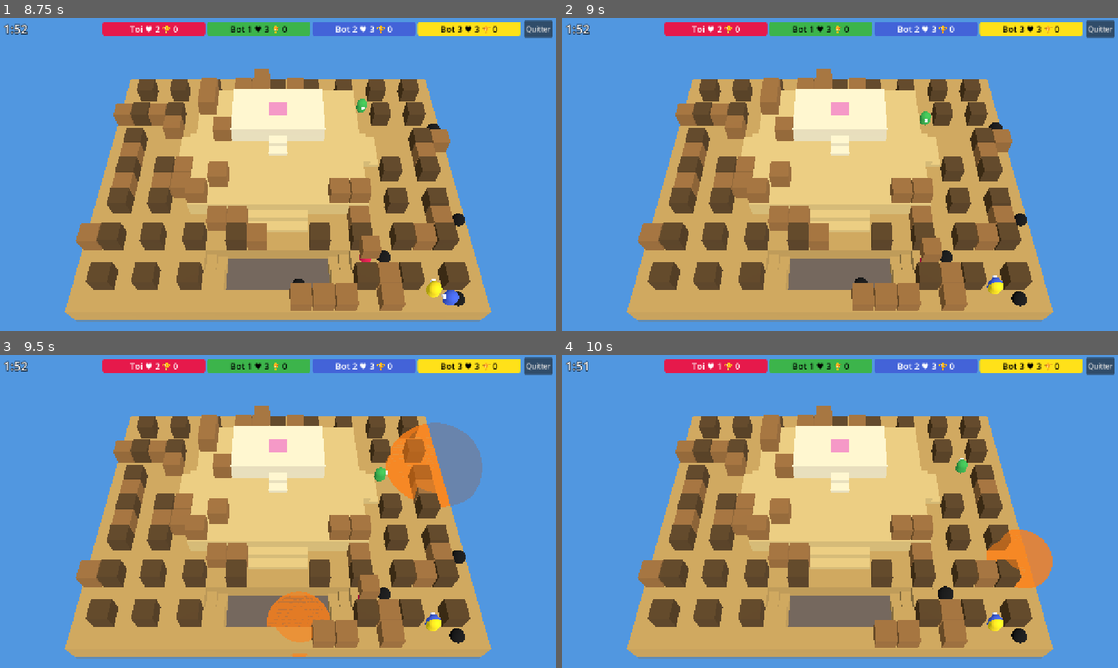
Above: before the commit, frames 1-4 (two rows, left to right).
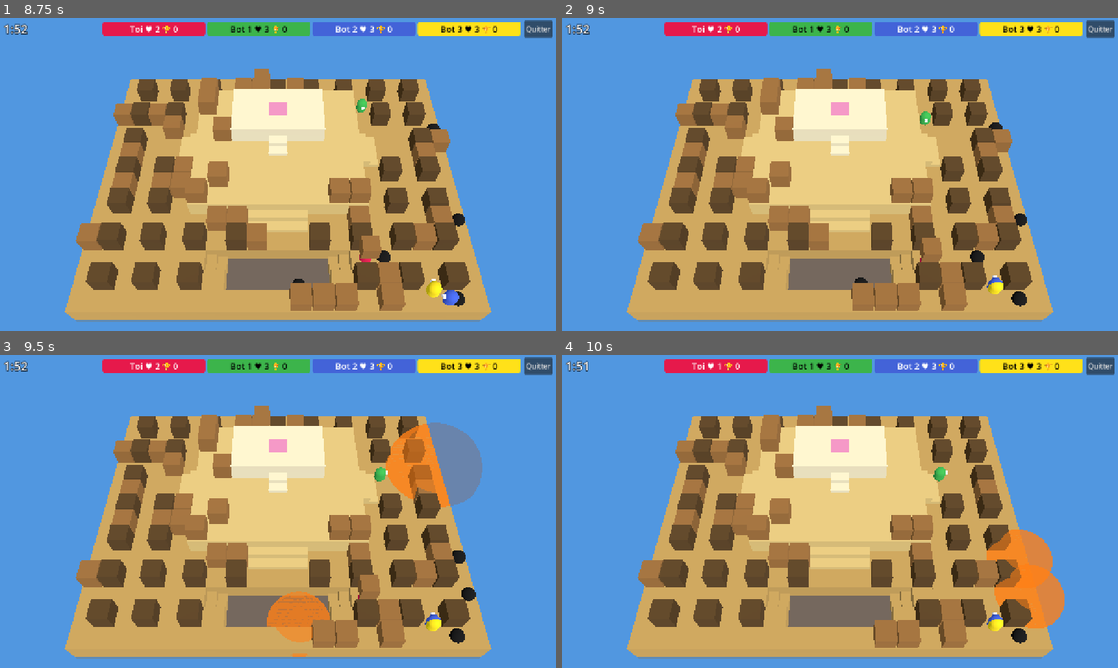
Above: after the commit, the same moments.

Repository: PaulDoazan/bomberman
Game: Godot game, scene res://src/ui/settings_screen.tscn
Same seed, same stepped clock (60 frames per second), same inputs: the game is played once before the commit and once after it.
Inputs (mouse positions are in pixels of both pictures, inside the frame that each line leads up to):
- Up to frame 1 (8.75 s): click "Jouer" at 0.5 s; move the mouse to (400, 158) at 1.27 s; press the mouse at (400, 158) at 1.28 s; hold Right (move_right) 1.28-2.03 s; tap Space (place_bomb) at 1.55, 2.1, 3.05, 7.55, 8.1 s; move the mouse to (166, 190) at 2.02 s; release the mouse at (166, 190) at 2.03 s; hold Down (move_down) 2.03-2.78 s; click (166, 190) at 2.3 s; move the mouse to (333, 105) at 2.77 s; hold Right (move_right) 2.78-3.53 s; hold Right mouse button (action) 2.78-3.53 s; move the mouse to (250, 237) at 3.52 s; hold Up (move_up) 3.53-4.28 s; click (250, 237) at 3.6 s; move the mouse to (444, 221) at 4.27 s; hold Space (place_bomb) 4.28-5.03 s; hold Left (move_left) 4.28-5.78 s; move the mouse to (111, 127) at 5.02 s; click (111, 127) at 5.1 s; move the mouse to (305, 174) at 5.77 s; hold Down (move_down) 5.78-6.53 s; hold Space (place_bomb) 5.78-6.53 s; click (305, 174) at 5.92 s; move the mouse to (194, 96) at 6.52 s; hold Right (move_right) 6.53-7.28 s; right-click (194, 96) at 6.6 s; click (194, 96) at 6.8 s; move the mouse to (400, 158) at 7.27 s; press the mouse at (400, 158) at 7.28 s; hold Up (move_up) 7.28-8.03 s; move the mouse to (166, 190) at 8.02 s; release the mouse at (166, 190) at 8.03 s; hold Right (move_right) from 8.03 s (still down); click (166, 190) at 8.3 s
- Up to frame 2 (9 s): move the mouse to (895, 105) at 8.77 s; release Right (move_right) at 8.78 s; press the mouse at (895, 105) at 8.78 s; hold Down (move_down) from 8.78 s (still down)
- Up to frame 3 (9.5 s): keep holding Down (move_down); tap Space (place_bomb) at 9.05 s
- Up to frame 4 (10 s): move the mouse to (812, 574) at 9.52 s; release Down (move_down) at 9.53 s; release the mouse at (812, 574) at 9.53 s; hold Left (move_left) from 9.53 s (still down); tap Space (place_bomb) at 9.6 s; click (812, 574) at 9.8 s

Frame 1 is identical in both runs. In frame 2, 0.1% of the frame differs, in the area x 68-76%, y 74-78%; in frame 3, 0.2%; in frame 4, 1.7%, in the area x 66-91%, y 32-88%.

Commit message:
Kick bombs by pushing against them
Pushing against a bomb for 0.2 s sends it rolling in the facing
direction at 6 cells/s until a pillar, block, bomb, player, water or
higher level. It can roll off a ledge and keeps its fuse running.

Co-Authored-By: Claude Opus 5.5 (1M context) <noreply@anthropic.com>
Claude-Session: https://claude.ai/code/session_01VPhps17NVn3uxQFaWV6rT5

Diff:
--- a/src/game/actors_view.gd
+++ b/src/game/actors_view.gd
@@ -226,7 +226,8 @@
 			if f != null:
 				_track(m, _arc(world, f))
 		elif b.state == BombState.State.PLACED:
-			_track(m, Vector3(b.cell.x + 0.5, world.arena.h2_at(b.cell) * 0.5 + 0.32, b.cell.y + 0.5))
+			var roll := Vector2(b.roll_dir) * b.roll_offset # a kicked bomb rolls between cell centres
+			_track(m, Vector3(b.cell.x + 0.5 + roll.x, world.arena.h2_at(b.cell) * 0.5 + 0.32, b.cell.y + 0.5 + roll.y))
 		var s := 1.0
 		if b.fuse < 0.5:
 			s = 1.0 + 0.25 * (1.0 - b.fuse / 0.5)
--- a/src/sim/bomb_state.gd
+++ b/src/sim/bomb_state.gd
@@ -9,3 +9,5 @@
 var fuse := SimConfig.FUSE
 var state := State.PLACED
 var passable_for: Array[int] = []
+var roll_dir := Vector2i.ZERO # non-zero while kicked
+var roll_offset := 0.0 # in [-0.5, 0.5): position past the cell centre along roll_dir
--- /dev/null
+++ b/src/sim/kick.gd
@@ -0,0 +1,68 @@
+class_name Kick
+extends RefCounted
+
+# Kicking: a player who keeps pushing against a bomb for KICK_PUSH_TIME sends it rolling
+# in their facing direction until an obstacle. Static helper, like Movement and Carry.
+
+const TOUCH := 0.02
+
+# Called after a player's movement for the tick.
+static func update_push(world: World, p: PlayerState, moving: bool) -> void:
+	var b := _bomb_pushed(world, p) if moving else null
+	if b == null or b.roll_dir != Vector2i.ZERO:
+		p.push_timer = 0.0
+		return
+	p.push_timer += SimConfig.DT
+	if p.push_timer + 1e-6 >= SimConfig.KICK_PUSH_TIME:
+		p.push_timer = 0.0
+		b.roll_dir = p.facing
+		b.roll_offset = 0.0
+		world.events.append({"type": "kick", "id": p.id, "bomb": b.id})
+
+# The bomb in the cell ahead that the player's box is touching, if they cannot walk into it.
+static func _bomb_pushed(world: World, p: PlayerState) -> BombState:
+	var cur := p.cell()
+	var ahead := cur + p.facing
+	var b := world.bomb_at(ahead)
+	if b == null or p.id in b.passable_for:
+		return null
+	var axis := 0 if p.facing.x != 0 else 1
+	var edge: float = p.pos[axis] + SimConfig.PLAYER_HALF * float(p.facing[axis])
+	var boundary: float = float(cur[axis]) + (1.0 if p.facing[axis] > 0 else 0.0)
+	return b if absf(edge - boundary) <= TOUCH else null
+
+# Moves every rolling bomb; a bomb stops centred on its cell when the next one is blocked.
+static func update_rolling(world: World) -> void:
+	for b: BombState in world.bombs.values():
+		if b.state != BombState.State.PLACED:
+			b.roll_dir = Vector2i.ZERO
+			b.roll_offset = 0.0
+			continue
+		if b.roll_dir == Vector2i.ZERO:
+			continue
+		var nxt := b.cell + b.roll_dir
+		var off := b.roll_offset + SimConfig.KICK_SPEED * SimConfig.DT
+		if off >= 0.0 and not _can_roll(world, b.cell, nxt):
+			b.roll_dir = Vector2i.ZERO
+			b.roll_offset = 0.0
+			continue
+		b.roll_offset = off
+		if b.roll_offset >= 0.5:
+			b.cell = nxt
+			b.roll_offset -= 1.0
+			b.passable_for.clear()
+
+# A bomb rolls on flat ground or off a ledge, never up, and stops before solids, bombs,
+# water and players.
+static func _can_roll(world: World, from: Vector2i, to: Vector2i) -> bool:
+	var arena := world.arena
+	if not arena.in_bounds(to) or arena.is_solid(to):
+		return false
+	if arena.h2_at(to) > arena.h2_at(from) or world.is_submerged(to):
+		return false
+	if world.bomb_at(to) != null:
+		return false
+	for p: PlayerState in world.players.values():
+		if p.life == PlayerState.Life.ALIVE and p.carried_by == -1 and Movement.box_overlaps_cell(p.pos, to):
+			return false
+	return true
--- a/src/sim/player_state.gd
+++ b/src/sim/player_state.gd
@@ -12,6 +12,7 @@
 var respawn_timer := 0.0
 var invulnerable_timer := 0.0
 var stun_timer := 0.0
+var push_timer := 0.0 # time spent pushing against a bomb, for kicking
 var held := Held.NONE
 var held_id := -1
 var carried_by := -1
--- a/src/sim/sim_config.gd
+++ b/src/sim/sim_config.gd
@@ -45,6 +45,9 @@
 const STUN_TIME := 1.5
 const CARRY_ESCAPE := 3.0
 
+const KICK_PUSH_TIME := 0.2 # seconds pushing against a bomb before kicking it
+const KICK_SPEED := 6.0 # cells per second
+
 const BLOCK_DENSITY := 0.225
 const SPAWN_CLEARANCE := 2
 const SCOREBOARD_DURATION := 4.0
--- a/src/sim/world.gd
+++ b/src/sim/world.gd
@@ -62,9 +62,11 @@
 				Carry.throw(self, p)
 		if p.can_act() and intent.moving:
 			Movement.move(self, p, intent.target, SimConfig.PLAYER_SPEED, SimConfig.DT)
+		Kick.update_push(self, p, p.can_act() and intent.moving)
 	Carry.update_carried(self)
 	Carry.update_flying(self)
 	Ghosts.update(self)
+	Kick.update_rolling(self)
 	_update_explosions()
 	_update_bombs()
 	_apply_explosion_damage()
--- /dev/null
+++ b/tests/test_kick.gd
@@ -0,0 +1,81 @@
+extends TestCase
+
+func _world(a: Arena, positions: Array[Vector2]) -> World:
+	var ids: Array[int] = []
+	for i in positions.size():
+		ids.append(i)
+	var w := World.new(a, ids, SimConfig.new(), RandomNumberGenerator.new())
+	for i in positions.size():
+		w.players[i].pos = positions[i]
+	return w
+
+func _go(w: World, id: int, target: Vector2, seconds: float) -> void:
+	var intent := PlayerIntent.new()
+	intent.moving = true
+	intent.target = target
+	for _t in roundi(seconds * SimConfig.TICK_RATE):
+		w.step({id: intent})
+
+func _wait(w: World, seconds: float) -> void:
+	for _t in roundi(seconds * SimConfig.TICK_RATE):
+		w.step({})
+
+func _bomb(w: World, cell: Vector2i) -> BombState:
+	return w.add_bomb(0, cell, 100.0) # pas d'explosion pendant ces tests
+
+# Arène 9×3 avec un pilier en (7,1) : la bombe kickée roule jusqu'à la case avant lui.
+func _lane() -> Arena:
+	var a := Fixtures.flat(9, 3)
+	a.set_tile(Vector2i(7, 1), Arena.Tile.PILLAR)
+	return a
+
+func test_pushing_against_a_bomb_kicks_it_until_an_obstacle() -> void:
+	var w := _world(_lane(), [Vector2(1.5, 1.5)])
+	var b := _bomb(w, Vector2i(3, 1))
+	_go(w, 0, Vector2(3.5, 1.5), 1.0)  # le joueur force contre la bombe
+	_wait(w, 1.0)
+	assert_eq(b.cell, Vector2i(6, 1), "arrêtée devant le pilier")
+	assert_eq(b.roll_dir, Vector2i.ZERO, "ne roule plus")
+	assert_almost(b.roll_offset, 0.0, 0.001, "centrée sur sa case")
+
+func test_brief_contact_does_not_kick() -> void:
+	var w := _world(_lane(), [Vector2(2.5, 1.5)])
+	var b := _bomb(w, Vector2i(3, 1))
+	_go(w, 0, Vector2(4.5, 1.5), 0.1)  # touche à peine la bombe
+	_wait(w, 1.0)
+	assert_eq(b.cell, Vector2i(3, 1))
+	assert_eq(b.roll_dir, Vector2i.ZERO)
+
+func test_rolling_bomb_stops_before_a_player() -> void:
+	var w := _world(_lane(), [Vector2(1.5, 1.5), Vector2(5.5, 1.5)])
+	var b := _bomb(w, Vector2i(3, 1))
+	_go(w, 0, Vector2(3.5, 1.5), 1.0)
+	_wait(w, 1.0)
+	assert_eq(b.cell, Vector2i(4, 1))
+
+func test_rolling_bomb_does_not_climb_but_drops_down() -> void:
+	var a := Fixtures.flat(9, 3)
+	for y in 3: a.set_cell(Vector2i(6, y), Arena.Tile.FLOOR, 2)
+	var w := _world(a, [Vector2(1.5, 1.5)])
+	var b := _bomb(w, Vector2i(3, 1))
+	_go(w, 0, Vector2(3.5, 1.5), 1.0)
+	_wait(w, 1.0)
+	assert_eq(b.cell, Vector2i(5, 1), "ne monte pas sur l'étage")
+
+	var a2 := Fixtures.flat(9, 3)
+	for y in 3: for x in 4: a2.set_cell(Vector2i(x, y), Arena.Tile.FLOOR, 2)
+	var w2 := _world(a2, [Vector2(0.5, 1.5)])
+	var b2 := _bomb(w2, Vector2i(2, 1))
+	_go(w2, 0, Vector2(2.5, 1.5), 1.0)
+	_wait(w2, 2.0)
+	assert_eq(b2.cell, Vector2i(8, 1), "tombe de l'étage et continue jusqu'au bord")
+
+func test_owner_standing_on_own_bomb_does_not_kick_it() -> void:
+	var w := _world(_lane(), [Vector2(3.5, 1.5)])
+	var i := PlayerIntent.new(); i.place_bomb = true
+	w.step({0: i})
+	var b: BombState = w.bombs.values()[0]
+	b.fuse = 100.0
+	_go(w, 0, Vector2(5.5, 1.5), 0.6)
+	assert_eq(b.cell, Vector2i(3, 1))
+	assert_eq(b.roll_dir, Vector2i.ZERO)
--- a/tests/test_movement.gd
+++ b/tests/test_movement.gd
@@ -74,9 +74,9 @@
 	w.bombs.values()[0].fuse = 100.0         # pas d'explosion pendant ce test
 	_go(w, 0, Vector2(0.5, 1.5), 0.5)        # le poseur quitte sa bombe
 	assert_eq(w.players[0].cell(), Vector2i(0, 1))
-	_go(w, 0, Vector2(3.5, 1.5), 1.0)        # puis ne peut plus y revenir
+	_go(w, 0, Vector2(3.5, 1.5), 0.15)       # puis ne peut plus y revenir
 	assert_true(w.players[0].pos.x <= 1.0 - SimConfig.PLAYER_HALF + 0.01)
-	_go(w, 1, Vector2(0.5, 1.5), 1.5)        # l'autre joueur est bloqué
+	_go(w, 1, Vector2(0.5, 1.5), 0.85)       # l'autre joueur est bloqué (sans forcer assez pour kicker)
 	assert_true(w.players[1].pos.x >= 2.0 + SimConfig.PLAYER_HALF - 0.01)
 
 func test_stunned_player_does_not_move() -> void:
Not shown, added: src/sim/kick.gd.uid
Not shown, added: tests/test_kick.gd.uid
Not shown, changed: docs/superpowers/specs/2026-10-26-bomberman-poc-solo-design.md
